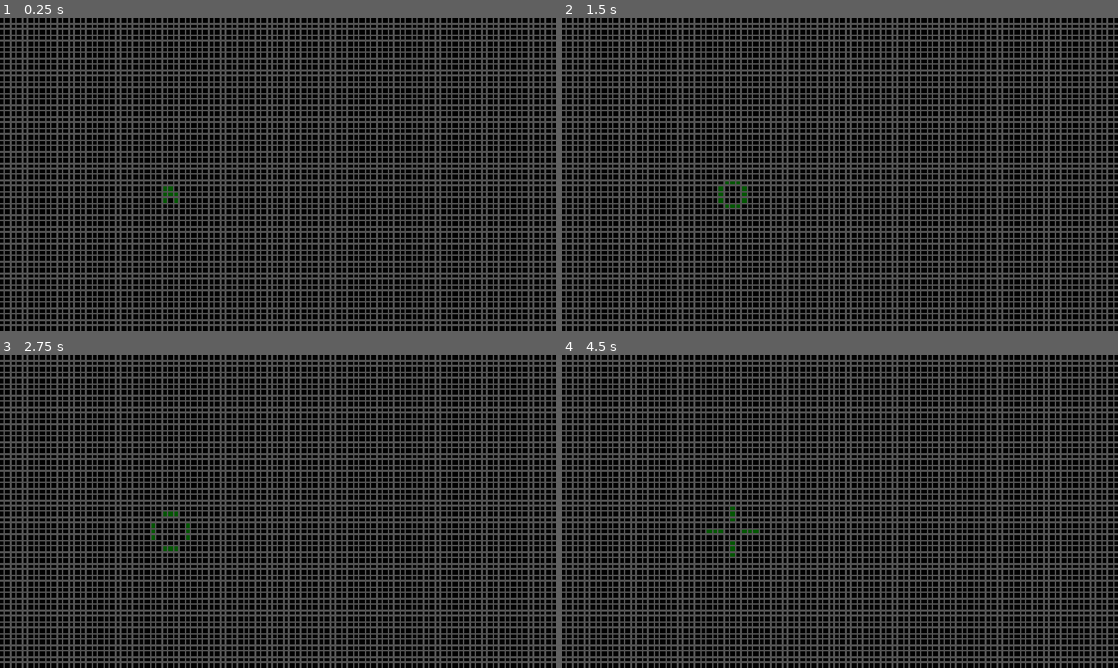
Above: before the commit, frames 1-4 (two rows, left to right).
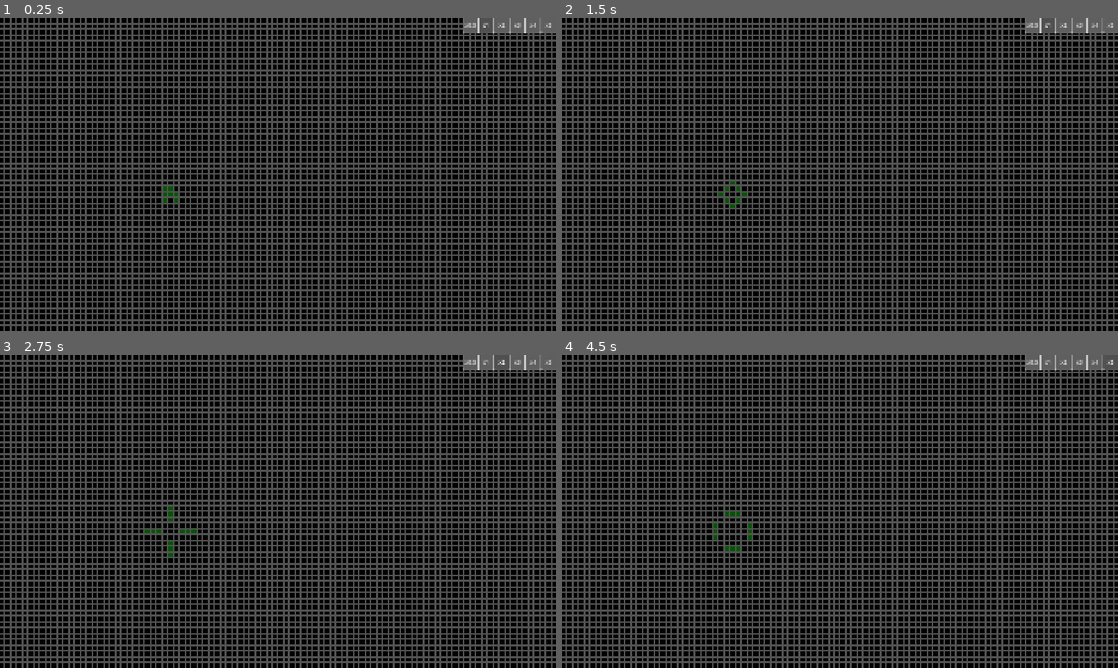
Above: after the commit, the same moments.

Repository: ExtriPL/Godot-Game-of-Life
Game: Godot game, scene res://scenes/game_view.tscn
Two runs of this game, one before a commit and one after it. Both use one fixed random seed, a clock stepped at 60 frames per second and the inputs below.
Inputs (mouse positions are in pixels of both pictures, inside the frame that each line leads up to):
- Up to frame 1 (0.25 s): no input
- Up to frame 2 (1.5 s): click (1034, 24) at 0.5 s, where only the run after the commit has a clickable "x0.5"; click (1045, 24) at 1.25 s, where only the run after the commit has a clickable "x1"
- Up to frame 3 (2.75 s): click (500, 361) at 2 s, where only the run after the commit has a clickable "x2"
- Up to frame 4 (4.5 s): click (1079, 361) at 2.75 s, where only the run after the commit has a clickable "x3"; click (1095, 361) at 3.5 s, where only the run after the commit has a clickable "x4"; click (1112, 361) at 4.25 s, where only the run after the commit has a clickable "x5"

The runs differ from the first frame. In frame 1, 0.5% of the frame differs, in the area x 83-100%, y 0-5%; in frame 2, 0.6%; in frame 3, 0.7%; in frame 4, 0.7%, in the area x 26-100%, y 0-65%.

Commit message:
Add time controls

Diff:
--- a/scenes/game_view.tscn
+++ b/scenes/game_view.tscn
@@ -1,10 +1,42 @@
 [gd_scene format=3 uid="uid://c7ykknk5jgo1r"]
 
 [ext_resource type="Script" uid="uid://dxi2owhr2e0w5" path="res://scripts/grid_properties.gd" id="1_i7k6m"]
+[ext_resource type="PackedScene" uid="uid://du5nb76yepynx" path="res://scenes/time_control.tscn" id="1_nc4dn"]
 [ext_resource type="Script" uid="uid://bggpim7gvuung" path="res://scripts/grid_visualizer.gd" id="1_pkiub"]
 [ext_resource type="Script" uid="uid://copqt3hyvb2yn" path="res://scripts/world_updater.gd" id="1_u2e3f"]
 
+[sub_resource type="StyleBoxFlat" id="StyleBoxFlat_nc4dn"]
+bg_color = Color(0.78431374, 0.78431374, 0.78431374, 1)
+
+[sub_resource type="Theme" id="Theme_nc4dn"]
+default_font_size = 4
+PanelContainer/styles/panel = SubResource("StyleBoxFlat_nc4dn")
+
 [node name="GameView" type="Node2D" unique_id=1799287982]
+
+[node name="Canvas" type="CanvasLayer" parent="." unique_id=291886520]
+
+[node name="Controls" type="PanelContainer" parent="Canvas" unique_id=99359666]
+anchors_preset = 1
+anchor_left = 1.0
+anchor_right = 1.0
+offset_left = -320.0
+offset_bottom = 50.0
+grow_horizontal = 0
+size_flags_horizontal = 3
+size_flags_vertical = 3
+theme = SubResource("Theme_nc4dn")
+
+[node name="HContainer" type="VBoxContainer" parent="Canvas/Controls" unique_id=782739218]
+layout_mode = 2
+size_flags_horizontal = 3
+size_flags_vertical = 3
+alignment = 1
+
+[node name="TimeControl" parent="Canvas/Controls/HContainer" unique_id=1191343558 node_paths=PackedStringArray("timer") instance=ExtResource("1_nc4dn")]
+layout_mode = 2
+timer = NodePath("../../../../UpdateTimer")
+base_time_interval = 0.2
 
 [node name="UpdateTimer" type="Timer" parent="." unique_id=626593022]
 wait_time = 0.2
@@ -19,11 +51,11 @@
 line_color = Color(0.32416296, 0.3241629, 0.32416287, 1)
 cell_alive_color = Color(0, 0.33765262, 0, 1)
 
+[node name="Updater" type="Node" parent="Grid" unique_id=261869783]
+script = ExtResource("1_u2e3f")
+
 [node name="Visualizer" type="Node2D" parent="Grid" unique_id=1249074663]
 script = ExtResource("1_pkiub")
-
-[node name="Updater" type="Node" parent="Grid" unique_id=261869783]
-script = ExtResource("1_u2e3f")
 
 [node name="Camera2D" type="Camera2D" parent="." unique_id=733951472]
 
--- /dev/null
+++ b/scenes/time_control.tscn
@@ -0,0 +1,67 @@
+[gd_scene format=3 uid="uid://du5nb76yepynx"]
+
+[ext_resource type="Script" uid="uid://dnifaf4ujo2u6" path="res://scripts/time_control.gd" id="1_5fluw"]
+[ext_resource type="ButtonGroup" uid="uid://dxlm3jd8avojg" path="res://time_control_group.tres" id="2_kjivr"]
+
+[node name="TimeControl" type="HBoxContainer" unique_id=1191343558]
+custom_minimum_size = Vector2(300, 0)
+offset_right = 40.0
+offset_bottom = 40.0
+script = ExtResource("1_5fluw")
+metadata/_edit_group_ = true
+
+[node name="Time xHalf" type="Button" parent="." unique_id=1198018140]
+custom_minimum_size = Vector2(50, 50)
+layout_mode = 2
+theme_override_font_sizes/font_size = 20
+toggle_mode = true
+button_group = ExtResource("2_kjivr")
+text = "x0.5"
+
+[node name="Time x1" type="Button" parent="." unique_id=1179279996]
+custom_minimum_size = Vector2(50, 50)
+layout_mode = 2
+theme_override_font_sizes/font_size = 20
+toggle_mode = true
+button_pressed = true
+button_group = ExtResource("2_kjivr")
+text = "x1"
+
+[node name="Time x2" type="Button" parent="." unique_id=799132503]
+custom_minimum_size = Vector2(50, 50)
+layout_mode = 2
+theme_override_font_sizes/font_size = 20
+toggle_mode = true
+button_group = ExtResource("2_kjivr")
+text = "x2"
+
+[node name="Time x3" type="Button" parent="." unique_id=323064771]
+custom_minimum_size = Vector2(50, 50)
+layout_mode = 2
+theme_override_font_sizes/font_size = 20
+toggle_mode = true
+button_group = ExtResource("2_kjivr")
+text = "x3"
+
+[node name="Time x4" type="Button" parent="." unique_id=1275743139]
+custom_minimum_size = Vector2(50, 50)
+layout_mode = 2
+theme_override_font_sizes/font_size = 20
+toggle_mode = true
+button_group = ExtResource("2_kjivr")
+text = "x4"
+
+[node name="Time x5" type="Button" parent="." unique_id=952556690]
+custom_minimum_size = Vector2(50, 50)
+layout_mode = 2
+theme_override_font_sizes/font_size = 20
+toggle_mode = true
+button_group = ExtResource("2_kjivr")
+text = "x5"
+
+[connection signal="pressed" from="Time xHalf" to="." method="override_time" binds= [0.5]]
+[connection signal="pressed" from="Time x1" to="." method="override_time" binds= [1.0]]
+[connection signal="pressed" from="Time x2" to="." method="override_time" binds= [2.0]]
+[connection signal="pressed" from="Time x3" to="." method="override_time" binds= [3.0]]
+[connection signal="pressed" from="Time x4" to="." method="override_time" binds= [4.0]]
+[connection signal="pressed" from="Time x5" to="." method="override_time" binds= [5.0]]
--- /dev/null
+++ b/scripts/time_control.gd
@@ -0,0 +1,12 @@
+extends HBoxContainer
+
+## Timer controlled by this node
+@export var timer: Timer
+## Time interval corresponding to the x1 setting
+@export var base_time_interval: float
+
+
+## Changes the time interval used by the timer. New interval will be equal to
+## [base_time_interval] * [param override_value].
+func override_time(override_value: float) -> void:
+	timer.wait_time = base_time_interval / override_value
--- a/scripts/world_updater.gd
+++ b/scripts/world_updater.gd
@@ -64,21 +64,7 @@
 
 ## Determines if the cell at the given coordinates should be alive in the next iteration
 func _should_be_alive_at(x: int, y: int) -> bool:
-	# Count cells alive around the given cell
-	var alive_around: int = 0
-
-	for dx in [-1, 0, 1]:
-		for dy in [-1, 0, 1]:
-			# Check only cells around the given one
-			if dx == 0 and dy == 0:
-				continue
-
-			var checked_x: int = _wrap_around(x + dx, 0, properties.dimensions.x - 1)
-			var checked_y: int = _wrap_around(y + dy, 0, properties.dimensions.y - 1)
-
-			if get_state_at_previous(checked_x, checked_y):
-				alive_around += 1
-
+	var alive_around: int = _get_alive_around(x, y)
 	var self_alive: bool = get_state_at_previous(x, y)
 
 	if not self_alive and alive_around == 3:
@@ -98,3 +84,23 @@
 		return min_value + (value - max_value) - 1
 
 	return value
+
+## Obtains number of alive cells around the given position. If the position is around the
+## edges, it is wrapped around
+## returns: Number of cells around the provided position in the previous grid
+func _get_alive_around(x: int, y: int) -> int:
+	var alive_around: int = 0
+
+	for dx in [-1, 0, 1]:
+		for dy in [-1, 0, 1]:
+			# Check only cells around the given one
+			if dx == 0 and dy == 0:
+				continue
+
+			var checked_x: int = _wrap_around(x + dx, 0, properties.dimensions.x - 1)
+			var checked_y: int = _wrap_around(y + dy, 0, properties.dimensions.y - 1)
+
+			if get_state_at_previous(checked_x, checked_y):
+				alive_around += 1
+
+	return alive_around
--- /dev/null
+++ b/time_control_group.tres
@@ -0,0 +1,3 @@
+[gd_resource type="ButtonGroup" format=3 uid="uid://dxlm3jd8avojg"]
+
+[resource]
Not shown, added: scripts/time_control.gd.uid
